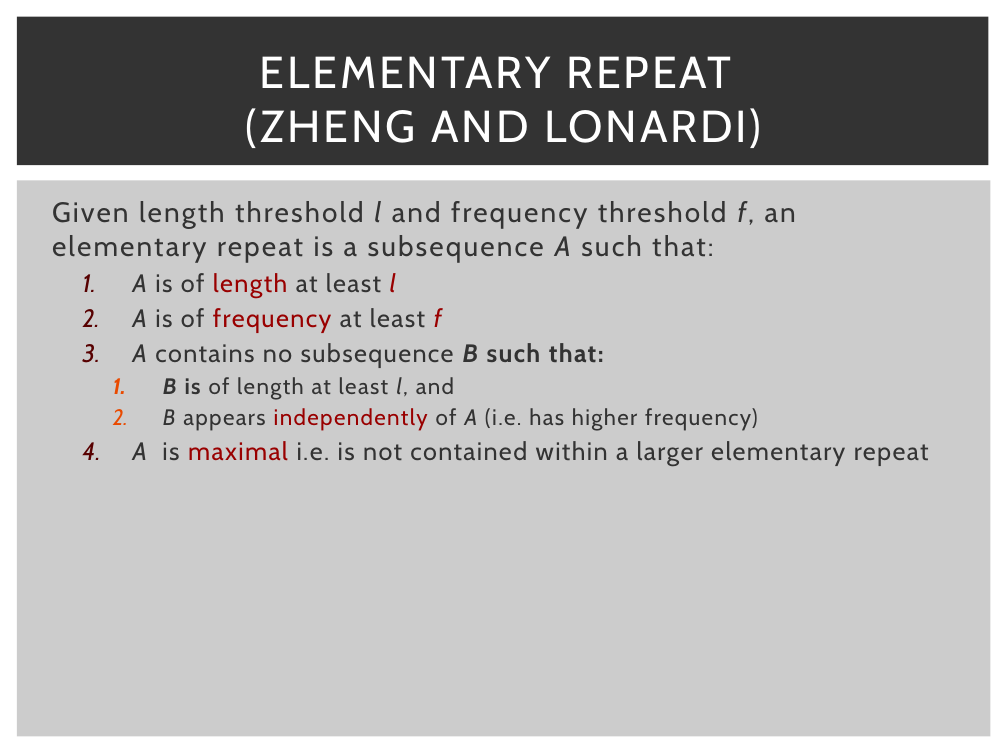
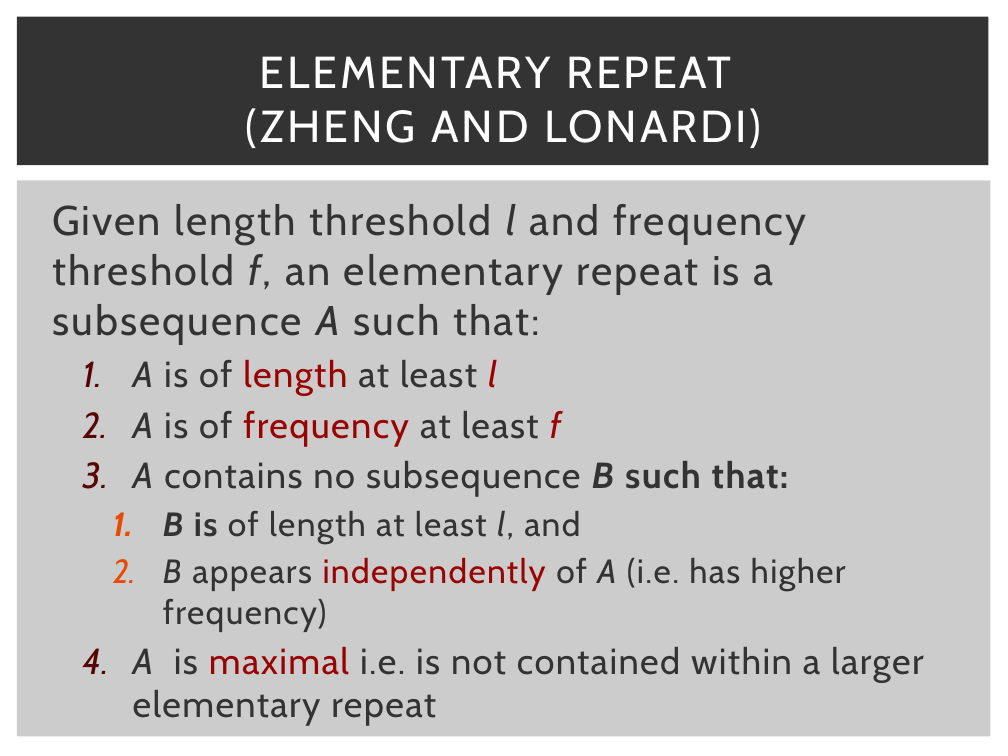
Before and after one commit to schaefce/proposal, a slide deck: slide 10 of GLBio.pptx (slide 7 before the commit). Drawn at 1008x756 pixels with LibreOffice and Linux fonts; fonts in the diff are those of the drawing. Boxes give left, top, right and bottom in pixels: in the first picture for what was removed or moved away, otherwise in the second. Text is boxed around its words. In the diff, an @@ line names an element or a change of style, - is before the commit and + after.

```diff
--- a/GLBio.pptx
+++ b/GLBio.pptx
@@ text "Given length threshold l and ..." at bbox=[52, 204, 924, 682]: size 20 to 29.6 pt in "Given length threshold l and frequency threshold ..."; size 18 to 25.9 pt in "A is of length at least l", "A is of frequency at least f", "A contains no subsequence B such that:", "A is maximal i.e. is not contained ..."; size 16 to 24.1 pt in "B is of length at least l, ...", "B appears independently of A (i.e. has ..."; more space between paragraphs @@
```
Also in this commit, not shown: 4 other slides changed, 18 slides added, 1 slide removed.
